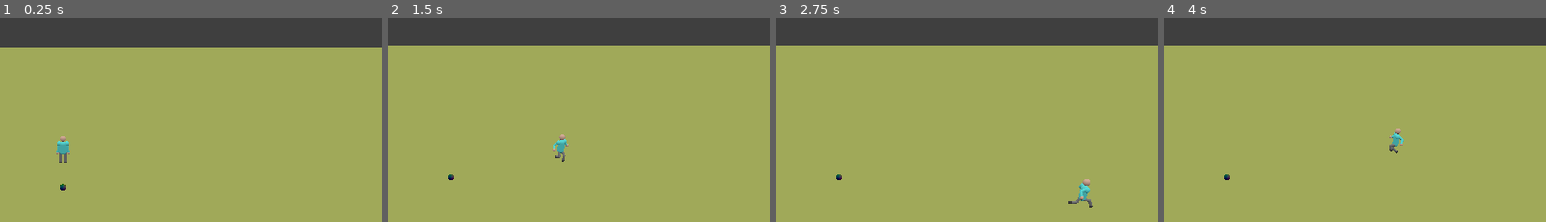
Above: before the commit, frames 1-4 (left to right).
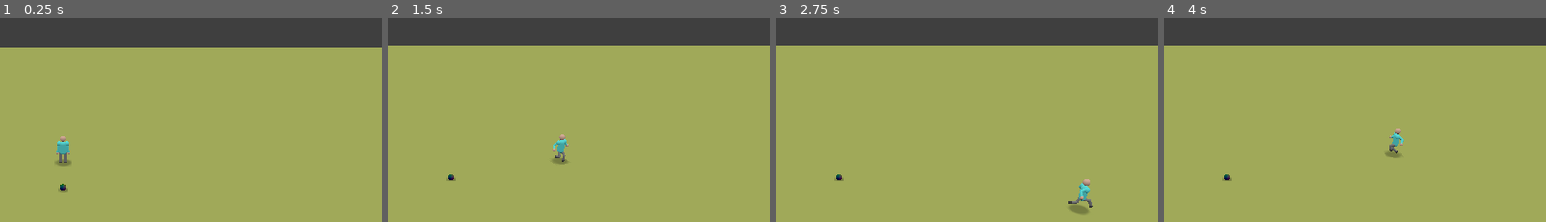
Above: after the commit, the same moments.

Repository: ogilliland/football-game
Game: Godot game, scene res://scenes/game.tscn
The game is run twice, just before and just after one commit, with the same random seed, the same clock (stepped at 60 frames per second) and the same inputs.
Inputs:
- Up to frame 1 (0.25 s): no input
- Up to frame 2 (1.5 s): tap Enter at 0.5 s; hold D (move_right) 0.53-1.28 s; hold Space (action_pass) 0.53-1.28 s; hold S (move_down) from 1.28 s (still down); tap Space (action_pass) at 1.35 s
- Up to frame 3 (2.75 s): release S (move_down) at 2.03 s; hold D (move_right) from 2.03 s (still down); hold Space (action_pass) from 2.03 s (still down)
- Up to frame 4 (4 s): release D (move_right) at 2.78 s; release Space (action_pass) at 2.78 s; hold W (move_up) 2.78-3.53 s; tap Space (action_pass) at 2.85 s; hold A (move_left) from 3.53 s (still down); hold Space (action_pass) from 3.53 s (still down)
The pictures show only the part of the screen within x 42-92%, y 1-51%; the shares and areas given below are measured in that part.

The runs differ from the first frame. In frame 1, 0.1% of the frame differs, in the area x 14-19%, y 69-86%; in frame 2, 0.1%; in frame 3, 0.2%, in the area x 15-82%, y 78-97%; in frame 4, 0.1%.

Commit message:
Add simple shadows

Diff:
--- a/project.godot
+++ b/project.godot
@@ -21,6 +21,30 @@
 [gui]
 
 theme/use_hidpi=true
+
+[importer_defaults]
+
+texture={
+"compress/bptc_ldr": 0,
+"compress/hdr_mode": 0,
+"compress/lossy_quality": 0.7,
+"compress/mode": 0,
+"compress/normal_map": 0,
+"detect_3d": false,
+"flags/anisotropic": false,
+"flags/filter": true,
+"flags/mipmaps": true,
+"flags/repeat": true,
+"flags/srgb": 1,
+"process/HDR_as_SRGB": false,
+"process/fix_alpha_border": true,
+"process/invert_color": false,
+"process/normal_map_invert_y": false,
+"process/premult_alpha": false,
+"size_limit": 0,
+"stream": false,
+"svg/scale": 1.0
+}
 
 [input]
 
@@ -51,6 +75,7 @@
 action_pass={
 "deadzone": 0.5,
 "events": [ Object(InputEventKey,"resource_local_to_scene":false,"resource_name":"","device":0,"alt":false,"shift":false,"control":false,"meta":false,"command":false,"pressed":false,"scancode":32,"physical_scancode":0,"unicode":0,"echo":false,"script":null)
+, Object(InputEventJoypadButton,"resource_local_to_scene":false,"resource_name":"","device":0,"button_index":0,"pressure":0.0,"pressed":false,"script":null)
  ]
 }
 
--- /dev/null
+++ b/scenes/ball.tscn
@@ -0,0 +1,52 @@
+[gd_scene load_steps=8 format=2]
+
+[ext_resource path="res://scripts/ball.gd" type="Script" id=1]
+[ext_resource path="res://scenes/shadow.tscn" type="PackedScene" id=2]
+
+[sub_resource type="PhysicsMaterial" id=9]
+bounce = 0.5
+
+[sub_resource type="SphereMesh" id=3]
+radius = 0.125
+height = 0.25
+
+[sub_resource type="Shader" id=7]
+code = "shader_type spatial;
+
+void vertex() {
+	COLOR = vec4(VERTEX, 1.0);
+}
+
+void fragment() {
+	ALBEDO = COLOR.rgb;
+}"
+
+[sub_resource type="ShaderMaterial" id=8]
+shader = SubResource( 7 )
+
+[sub_resource type="SphereShape" id=5]
+radius = 0.13
+
+[node name="Ball" type="RigidBody"]
+transform = Transform( 1, 0, 0, 0, 1, 0, 0, 0, 1, 0, 0.125, 2.5 )
+mode = 2
+physics_material_override = SubResource( 9 )
+linear_damp = 0.5
+script = ExtResource( 1 )
+
+[node name="MeshInstance" type="MeshInstance" parent="."]
+mesh = SubResource( 3 )
+skeleton = NodePath("")
+material/0 = SubResource( 8 )
+
+[node name="CollisionShape" type="CollisionShape" parent="."]
+shape = SubResource( 5 )
+
+[node name="Shadow" parent="." instance=ExtResource( 2 )]
+transform = Transform( 0.5, 0, 0, 0, 1, 0, 0, 0, 0.5, 0, -0.124, 0 )
+
+[node name="RayCast" type="RayCast" parent="."]
+transform = Transform( 1, 0, 0, 0, 1, 0, 0, 0, 1, 0, 1, 0 )
+enabled = true
+cast_to = Vector3( 0, -20, 0 )
+collision_mask = 4
--- a/scenes/character.tscn
+++ b/scenes/character.tscn
@@ -9,6 +9,7 @@
 [ext_resource path="res://animations/walk.tres" type="Animation" id=7]
 [ext_resource path="res://scripts/character.gd" type="Script" id=8]
 [ext_resource path="res://scripts/character_animation.gd" type="Script" id=9]
+[ext_resource path="res://scenes/shadow.tscn" type="PackedScene" id=10]
 
 [sub_resource type="CapsuleShape" id=32]
 radius = 0.25
@@ -157,7 +158,7 @@
 nodes/raise_arms/position = Vector2( -290, 630 )
 nodes/time_scale/node = SubResource( 22 )
 nodes/time_scale/position = Vector2( 90, 300 )
-node_connections = [ "combine", 0, "time_scale", "combine", 1, "blend_arms", "blend_arms", 0, "lower_arms", "blend_arms", 1, "raise_arms", "output", 0, "combine", "time_scale", 0, "blend_move" ]
+node_connections = [ "time_scale", 0, "blend_move", "output", 0, "combine", "blend_arms", 0, "lower_arms", "blend_arms", 1, "raise_arms", "combine", 0, "time_scale", "combine", 1, "blend_arms" ]
 
 [sub_resource type="CylinderShape" id=33]
 radius = 0.25
@@ -264,5 +265,7 @@
 wait_time = 0.25
 one_shot = true
 
+[node name="Shadow" parent="." instance=ExtResource( 10 )]
+
 [connection signal="body_entered" from="BallCaptureArea" to="." method="_on_ball_capture_area_body_entered"]
 [connection signal="timeout" from="BallCaptureArea/ResetTimer" to="." method="_on_ball_capture_area_timeout"]
--- a/scenes/game.tscn
+++ b/scenes/game.tscn
@@ -1,7 +1,7 @@
-[gd_scene load_steps=12 format=2]
+[gd_scene load_steps=7 format=2]
 
 [ext_resource path="res://scenes/character.tscn" type="PackedScene" id=1]
-[ext_resource path="res://scripts/ball.gd" type="Script" id=2]
+[ext_resource path="res://scenes/ball.tscn" type="PackedScene" id=2]
 [ext_resource path="res://scripts/camera.gd" type="Script" id=3]
 
 [sub_resource type="PlaneMesh" id=1]
@@ -12,30 +12,6 @@
 
 [sub_resource type="BoxShape" id=6]
 extents = Vector3( 45, 1, 22.5 )
-
-[sub_resource type="PhysicsMaterial" id=9]
-bounce = 0.5
-
-[sub_resource type="SphereMesh" id=3]
-radius = 0.125
-height = 0.25
-
-[sub_resource type="Shader" id=7]
-code = "shader_type spatial;
-
-void vertex() {
-	COLOR = vec4(VERTEX, 1.0);
-}
-
-void fragment() {
-	ALBEDO = COLOR.rgb;
-}"
-
-[sub_resource type="ShaderMaterial" id=8]
-shader = SubResource( 7 )
-
-[sub_resource type="SphereShape" id=5]
-radius = 0.13
 
 [node name="Game" type="Spatial"]
 
@@ -52,6 +28,7 @@
 size = 20.0
 
 [node name="Floor" type="StaticBody" parent="."]
+collision_layer = 4
 
 [node name="MeshInstance" type="MeshInstance" parent="Floor"]
 mesh = SubResource( 1 )
@@ -62,18 +39,6 @@
 transform = Transform( 1, 0, 0, 0, 1, 0, 0, 0, 1, 0, -1, 0 )
 shape = SubResource( 6 )
 
-[node name="Ball" type="RigidBody" parent="."]
-transform = Transform( 1, 0, 0, 0, 1, 0, 0, 0, 1, 0, 0.125, 2.5 )
-physics_material_override = SubResource( 9 )
-linear_damp = 0.5
-script = ExtResource( 2 )
-
-[node name="MeshInstance" type="MeshInstance" parent="Ball"]
-mesh = SubResource( 3 )
-skeleton = NodePath("")
-material/0 = SubResource( 8 )
-
-[node name="CollisionShape" type="CollisionShape" parent="Ball"]
-shape = SubResource( 5 )
+[node name="Ball" parent="." instance=ExtResource( 2 )]
 
 [node name="Character" parent="." instance=ExtResource( 1 )]
--- /dev/null
+++ b/scenes/shadow.tscn
@@ -0,0 +1,16 @@
+[gd_scene load_steps=4 format=2]
+
+[ext_resource path="res://textures/circle_filled.png" type="Texture" id=1]
+
+[sub_resource type="PlaneMesh" id=34]
+size = Vector2( 0.75, 0.75 )
+
+[sub_resource type="SpatialMaterial" id=35]
+flags_transparent = true
+albedo_color = Color( 0, 0, 0, 0.501961 )
+albedo_texture = ExtResource( 1 )
+
+[node name="Shadow" type="MeshInstance"]
+transform = Transform( 1, 0, 0, 0, 1, 0, 0, 0, 1, 0, 0.01, 0 )
+mesh = SubResource( 34 )
+material/0 = SubResource( 35 )
--- a/scripts/ball.gd
+++ b/scripts/ball.gd
@@ -2,6 +2,9 @@
 
 var target: Node
 var target_pos: Vector3
+
+onready var shadow = $Shadow
+onready var raycast = $RayCast
 
 func set_target(new_target: Node) -> void:
 	target = new_target
@@ -16,6 +19,12 @@
 	sleeping = false
 
 func _physics_process(delta: float) -> void:
+	var shadow_pos = raycast.get_collision_point()
+	var height = clamp((global_transform.origin - shadow_pos).y - 0.125, 0.0, 10.0)
+	shadow.scale.x = 0.5 + height*0.05
+	shadow.scale.y = 0.5 + height*0.05
+	shadow.translation.y = -0.1 - height
+
 	if target:
 		target_pos = target.global_transform.origin
 		translation = lerp(translation, target_pos, 10.0*delta)
Not shown: 1 places in scenes/character.tscn that only renumber resources
Binary file added: textures/circle_filled.png
Not shown, added: textures/circle_filled.png.import
